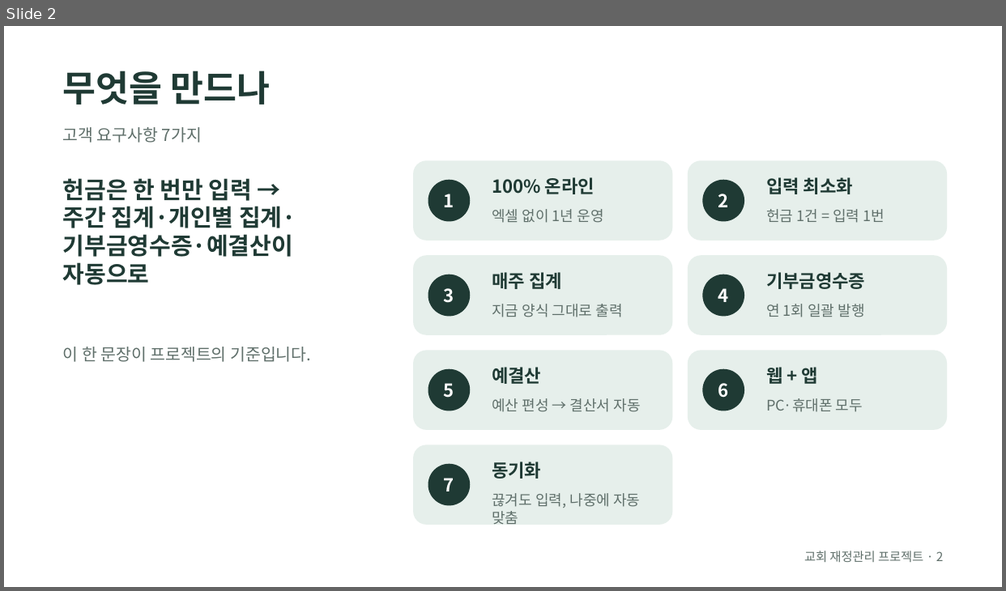
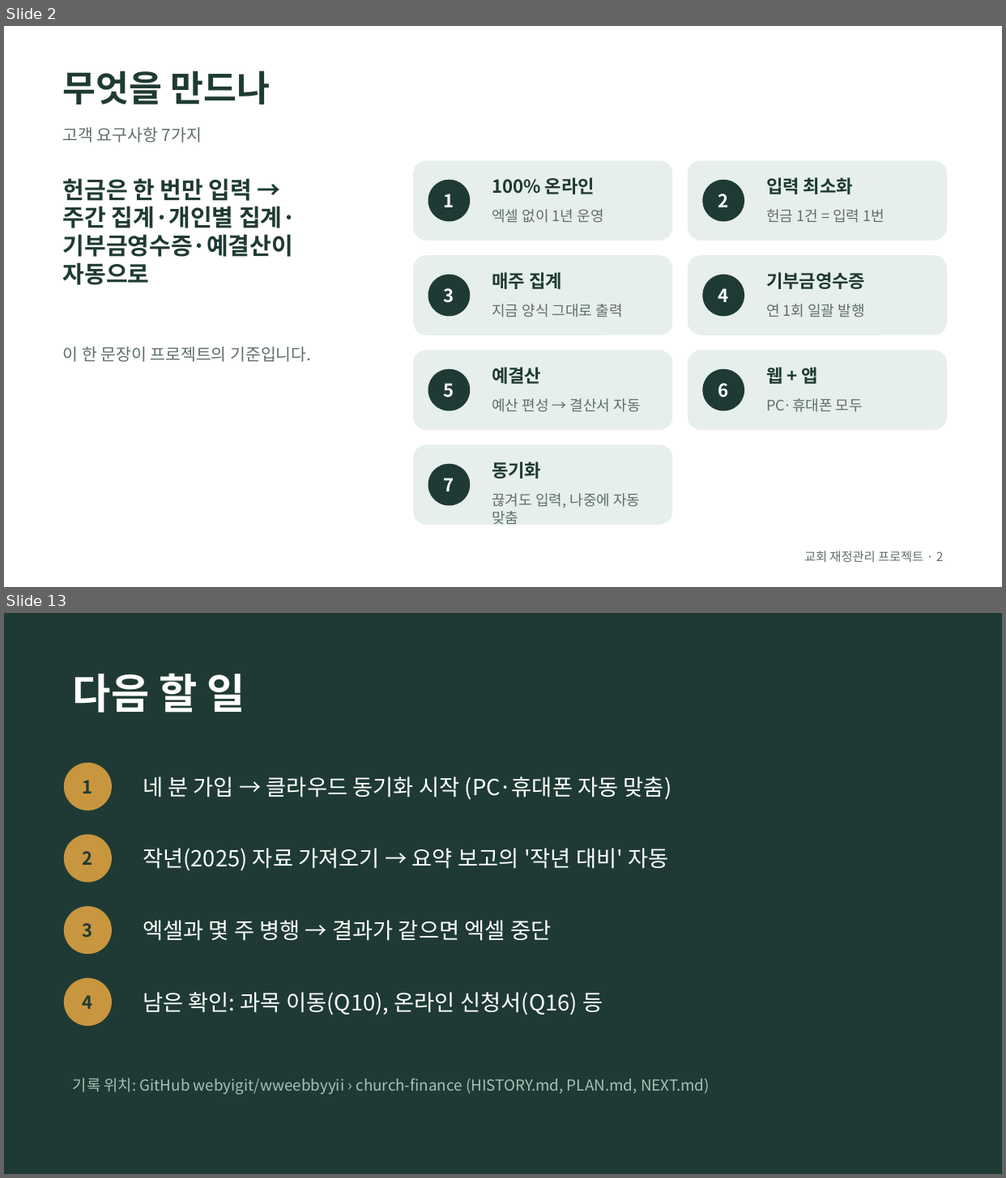
Before and after one commit to webyigit/wweebbyyii, a slide deck: church-finance/slides/history.odp. Shown one above the other, each under a label of ours: slide 2 before the commit, slides 2 and 13 after it; the slides between them are not shown. The pictures are 1006x591 and 1006x1178 pixels, drawn with LibreOffice and Linux fonts; fonts in the diff are those of the drawing. Boxes give left, top, right and bottom in pixels: in the first picture for what was removed or moved away, otherwise in the second. Text is boxed around its words. In the diff, an @@ line names an element or a change of style, - is before the commit and + after.

```diff
--- a/church-finance/slides/history.odp
+++ b/church-finance/slides/history.odp
@@ slide 13 added at <box>4,613,1002,1174</box>, background #1F3A34 @@
@@ text added at <box>73,673,245,713</box>, 33.1 pt, text #FFFFFF, bold @@
+다음 할 일
@@ ellipse added at <box>64,762,112,811</box>, fill #C8963E, 14.3 pt, text #1F3A34, bold @@
+1
@@ text added at <box>143,777,672,799</box>, 17.6 pt, text #FFFFFF @@
+네 분 가입 → 클라우드 동기화 시작 (PC·휴대폰 자동 맞춤)
@@ ellipse added at <box>64,835,112,883</box>, fill #C8963E, 14.3 pt, text #1F3A34, bold @@
+2
@@ text added at <box>143,848,668,871</box>, 17.6 pt, text #FFFFFF @@
+작년(2025) 자료 가져오기 → 요약 보고의 '작년 대비' 자동
@@ ellipse added at <box>64,906,112,954</box>, fill #C8963E, 14.3 pt, text #1F3A34, bold @@
+3
@@ text added at <box>143,920,551,940</box>, 17.6 pt, text #FFFFFF @@
+엑셀과 몇 주 병행 → 결과가 같으면 엑셀 중단
@@ ellipse added at <box>64,979,112,1027</box>, fill #C8963E, 14.3 pt, text #1F3A34, bold @@
+4
@@ text added at <box>143,992,603,1015</box>, 17.6 pt, text #FFFFFF @@
+남은 확인: 과목 이동(Q10), 온라인 신청서(Q16) 등
@@ text added at <box>73,1078,710,1095</box>, 12.1 pt, text #A9BFB7 @@
+기록 위치: GitHub webyigit/wweebbyyii › church-finance (HISTORY.md, PLAN.md, NEXT.md)
```
Also in this commit, not shown: 6 slides changed, 4 other slides added, 1 slide removed, 4 other files.
